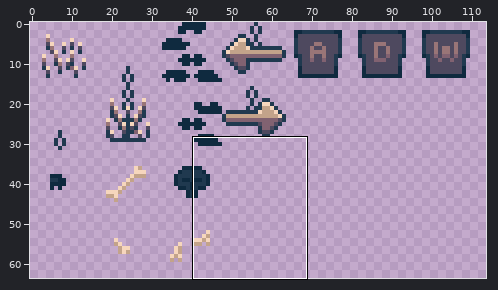
Sprite sheet -- assets/tilesets/entities_dungeons.png. The first picture is a wide view before the edit; the outline marks the close-up.
Close-up. Before the commit:
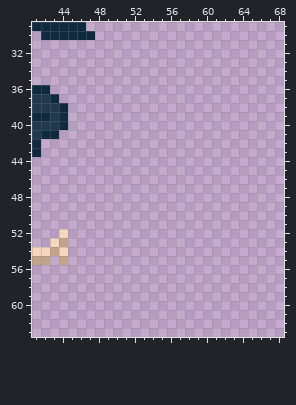
The file is 128x64 pixels. Shown: x 41..68, y 29..63. The wide view leaves out empty margins.
Once edited:
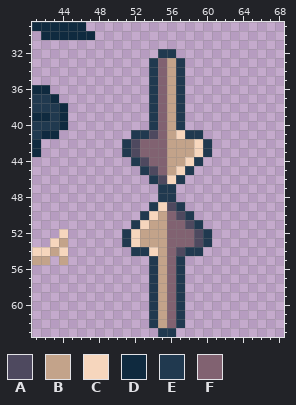
Palette (. is transparent): A #4e495f  B #c3a38a  C #f6d6bd  D #0f2a3f  E #20394f  F #816271
Difference:
@@ x 49..62 @@
 31 ..............
-32 ..............
-33 ..............
-34 ..............
-35 ..............
-36 ..............
-37 ..............
-38 ..............
-39 ..............
-40 ..............
-41 ..............
-42 ..............
-43 ..............
-44 ..............
-45 ..............
-46 ..............
-47 ..............
-48 ..............
-49 ..............
-50 ..............
-51 ..............
-52 ..............
-53 ..............
-54 ..............
-55 ..............
-56 ..............
-57 ..............
-58 ..............
-59 ..............
-60 ..............
-61 ..............
-62 ..............
-63 ..............
+32 ......EE......
+33 .....EFBE.....
+34 .....EFBE.....
+35 .....EFBE.....
+36 .....EFBE.....
+37 .....EFBE.....
+38 .....EFBE.....
+39 .....EFBE.....
+40 .....EFBE.....
+41 ...EEAFBCEE...
+42 ..EAFFFBBBCE..
+43 ..EAFFFBBBCE..
+44 ...EAFFBBCE...
+45 ....EAFBCE....
+46 .....EACE.....
+47 ......EE......
+48 ......EE......
+49 .....ECAE.....
+50 ....ECBFAE....
+51 ...ECBBFFAE...
+52 ..ECBBBFFFAE..
+53 ..ECBBBFFFAE..
+54 ...EECBFAEE...
+55 .....EBFE.....
+56 .....EBFE.....
+57 .....EBFE.....
+58 .....EBFE.....
+59 .....EBFE.....
+60 .....EBFE.....
+61 .....EBFE.....
+62 .....EBFE.....
+63 ......EE......
Where, in picture pixels (left, top, right, bottom), the same in both close-ups:
added: (122, 49, 212, 337)
